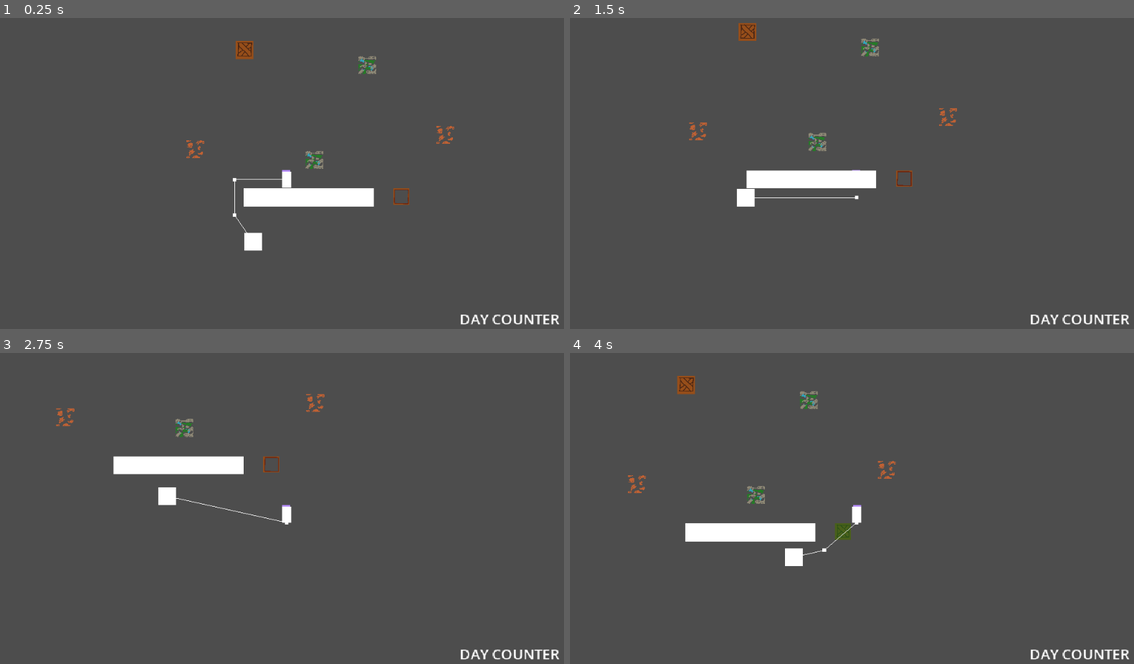
Above: before the commit, frames 1-4 (two rows, left to right).
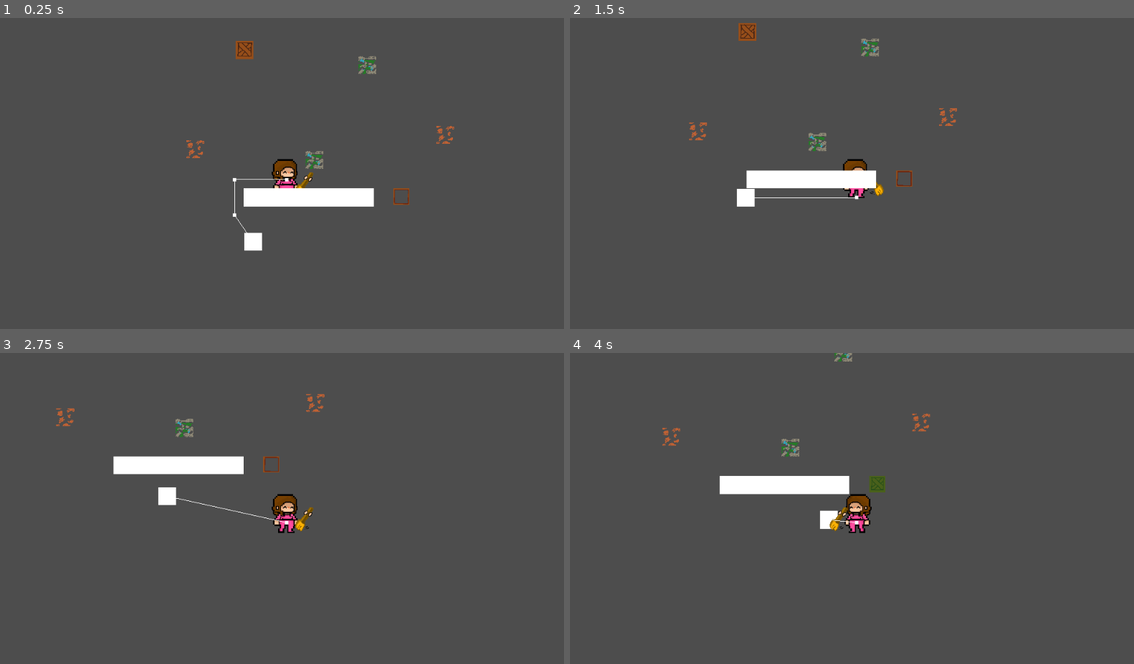
Above: after the commit, the same moments.

Repository: Myriadn/Alter-Serra
Game: Godot game, scene res://scenes/levels/night_scenes_1.tscn
Two runs of this game, one before a commit and one after it. Both use one fixed random seed, a clock stepped at 60 frames per second and the inputs below. This scene is started directly instead of the project's main scene.
Inputs (mouse positions are in pixels of both pictures, inside the frame that each line leads up to):
- Up to frame 1 (0.25 s): no input
- Up to frame 2 (1.5 s): move the mouse to (981, 164) at 0.52 s; hold D (move_right) 0.53-1.28 s; hold E (interact) 0.53-1.28 s; move the mouse to (739, 195) at 1.27 s; hold S (move_down) from 1.28 s (still down); tap E (interact) at 1.35 s
- Up to frame 3 (2.75 s): move the mouse to (344, 443) at 2.02 s; release S (move_down) at 2.03 s; hold D (move_right) from 2.03 s (still down); hold E (interact) from 2.03 s (still down); click (344, 443) at 2.1 s
- Up to frame 4 (4 s): move the mouse to (829, 576) at 2.77 s; release D (move_right) at 2.78 s; release E (interact) at 2.78 s; hold W (move_up) 2.78-3.53 s; tap E (interact) at 2.85 s; move the mouse to (1026, 561) at 3.52 s; hold A (move_left) from 3.53 s (still down); hold E (interact) from 3.53 s (still down)

The runs differ from the first frame. In frame 1, 0.7% of the frame differs, in the area x 48-100%, y 45-99%; in frame 2, 0.6%; in frame 3, 0.9%; in frame 4, 5.1%, in the area x 10-100%, y 0-99%.

Commit message:
Player refine

Diff:
--- a/dialogue-data/data-ready/Dialogue - Day 1 Back Home.json
+++ b/dialogue-data/data-ready/Dialogue - Day 1 Back Home.json
@@ -1,13 +1,13 @@
 {
 	"lanjut_1": {
 		"choices": [],
-		"image": "res://asset/Barang Barang.png",
+		"image": "res://asset/Illus for Dialog/Untitled181_20260131115421.png",
 		"speaker": "Serra",
 		"text": "Sekarang mending ganti baju dan beberes sedikit sebelum tidur deh."
 	},
 	"start": {
 		"choices": [],
-		"image": "res://asset/Barang Barang.png",
+		"image": "res://asset/Illus for Dialog/Untitled181_20260131115421.png",
 		"next": "lanjut_1",
 		"speaker": "Serra",
 		"text": "Akhirnyaaa sampe kamar jugaa."
--- a/dialogue-data/data-ready/Dialogue - Day 1 Go Work.json
+++ b/dialogue-data/data-ready/Dialogue - Day 1 Go Work.json
@@ -1,15 +1,14 @@
 {
 	"lanjut_1": {
 		"choices": [],
-		"image": "res://asset/Barang Barang.png",
+		"image": "res://asset/Illus for Dialog/Untitled181_20260131120409.png",
 		"speaker": "Serra",
 		"text": "Sekarang waktunya untuk kerja"
 	},
 	"start": {
 		"choices": [],
-		"image": "res://asset/Barang Barang.png",
-		"next": "Itu bisa dipikir belakangan.\"",
+		"image": "res://asset/Illus for Dialog/Untitled181_20260131115421.png",
 		"speaker": "Serra",
-		"text": "\"Yaudahlah"
+		"text": "Yaudahlah Itu bisa dipikir belakangan."
 	}
 }
--- a/dialogue-data/data-ready/Dialogue - Day 1 Wake Up.json
+++ b/dialogue-data/data-ready/Dialogue - Day 1 Wake Up.json
@@ -1,8 +1,15 @@
 {
+	"lanjut_1": {
+		"choices": [],
+		"image": "res://asset/Illus for Dialog/Untitled181_20260131120409.png",
+		"speaker": "Serra",
+		"text": "LOH; Kok Kamarku berantakan?"
+	},
 	"start": {
 		"choices": [],
-		"image": "res://asset/Barang Barang.png",
+		"image": "res://asset/Illus for Dialog/Untitled181_20260131120339.png",
+		"next": "lanjut_1",
 		"speaker": "Serra",
-		"text": "LOH; Kok Kamarku berantakan?"
+		"text": "Hoammmm"
 	}
 }
--- a/dialogue-data/data-ready/Dialogue - Day 2 Back Home.json
+++ b/dialogue-data/data-ready/Dialogue - Day 2 Back Home.json
@@ -1,10 +1,12 @@
 {
-	"\"": {
+	"lanjut_1": {
 		"choices": [],
-		"speaker": "",
-		"text": ""
+		"image": "res://asset/Illus for Dialog/Untitled181_20260131113408.png",
+		"next": "lanjut_2",
+		"speaker": "Serra",
+		"text": "Mana masalah ini kamar masih belum kelar lagi"
 	},
-	"lanjut_1": {
+	"lanjut_2": {
 		"choices": [
 			{
 				"next": "pilih_1",
@@ -15,33 +17,41 @@
 				"text": "Bodo amat lah"
 			}
 		],
+		"image": "res://asset/Illus for Dialog/Untitled181_20260131115421.png",
 		"speaker": "Serra",
-		"text": "Mana masalah ini kamar masih belum kelar lagi"
+		"text": "Hmmmmm"
 	},
 	"lanjut_pilih_1": {
 		"choices": [],
+		"image": "res://asset/Illus for Dialog/Untitled181_20260131115421.png",
 		"speaker": "Serra",
+		"next" : "end_1",
 		"text": "Nggak usah dipikirin aja mending"
 	},
 	"lanjut_pilih_2": {
 		"choices": [],
+		"image": "res://asset/Illus for Dialog/Untitled181_20260131115421.png",
 		"speaker": "Serra",
+		"next" : "end_2",
 		"text": "Mumpung besok Libur juga."
 	},
 	"pilih_2": {
 		"choices": [],
+		"image": "res://asset/Illus for Dialog/Untitled181_20260131115421.png",
 		"next": "lanjut_pilih_1",
 		"speaker": "Serra",
 		"text": "Yaudah lah bener kataku di awal."
 	},
 	"pilih_1": {
 		"choices": [],
+		"image": "res://asset/Illus for Dialog/Untitled181_20260131115421.png",
 		"next": "lanjut_pilih_2",
 		"speaker": "Serra",
 		"text": "Kalau gini mending Begadang lah."
 	},
 	"start": {
 		"choices": [],
+		"image": "res://asset/Illus for Dialog/Untitled181_20260131113408.png",
 		"next": "lanjut_1",
 		"speaker": "Serra",
 		"text": "Ampun dah; capek banget hari ini."
--- a/dialogue-data/data-ready/Dialogue - Day 2 Go Work.json
+++ b/dialogue-data/data-ready/Dialogue - Day 2 Go Work.json
@@ -1,11 +1,13 @@
 {
 	"lanjut_1": {
 		"choices": [],
+		"image" : "res://asset/Illus for Dialog/Untitled181_20260131113800.png",
 		"speaker": "Serra",
 		"text": "Pokoknya pas pulang kerja langsung mikirin ide lah"
 	},
 	"start": {
 		"choices": [],
+		"image" : "res://asset/Illus for Dialog/Untitled181_20260131113408.png",
 		"next": "lanjut_1",
 		"speaker": "Serra",
 		"text": "Okelah dah siap semua."
--- a/dialogue-data/data-ready/Dialogue - Day 2 Wake Up 1.json
+++ b/dialogue-data/data-ready/Dialogue - Day 2 Wake Up 1.json
@@ -1,7 +1,7 @@
 {
 	"start": {
 		"choices": [],
-		"image": "res://asset/Barang Barang.png",
+		"image": "res://asset/Illus for Dialog/Untitled181_20260131120339.png",
 		"speaker": "Serra",
 		"text": "Hoammmm"
 	}
--- a/dialogue-data/data-ready/Dialogue - Day 2 Wake Up 2.json
+++ b/dialogue-data/data-ready/Dialogue - Day 2 Wake Up 2.json
@@ -1,11 +1,13 @@
 {
 	"lanjut_1": {
 		"choices": [],
+		"image" : "res://asset/Illus for Dialog/Untitled181_20260131120350.png",
 		"speaker": "Serra",
 		"text": "Ini kamar kenapa nggak pernah rapih sih pas aku bangun tidur."
 	},
 	"start": {
 		"choices": [],
+		"image" : "res://asset/Illus for Dialog/Untitled181_20260131120350.png",
 		"next": "lanjut_1",
 		"speaker": "Serra",
 		"text": "Ihhh Sumpah dah."
--- a/dialogue-data/data-ready/Dialogue - Day 3 Bring Friend.json
+++ b/dialogue-data/data-ready/Dialogue - Day 3 Bring Friend.json
@@ -7,23 +7,27 @@
 	},
 	"lanjut_2": {
 		"choices": [],
+		"image" : "",
 		"next": "lanjut_3",
-		"speaker": "Serra",
+		"speaker": "Tari",
 		"text": "Lagipula aku juga penasaran sama apa yang kamu bilang di chat."
 	},
 	"lanjut_3": {
 		"choices": [],
+		"image" : "res://asset/Illus for Dialog/Untitled181_20260131120435.png",
 		"next": "lanjut_4",
-		"speaker": "Tari",
+		"speaker": "Serra",
 		"text": "Tapi mau kan nemenin?"
 	},
 	"lanjut_4": {
 		"choices": [],
+		"image" : "",
 		"speaker": "Serra",
 		"text": "Ayo aja!"
 	},
 	"start": {
 		"choices": [],
+		"image" : "res://asset/Illus for Dialog/Untitled181_20260131120435.png",
 		"next": "lanjut_1",
 		"speaker": "Serra",
 		"text": "Makasih ya udah mau bantuin aku"
--- a/dialogue-data/data-ready/Dialogue - Day 3 Wake Up.json
+++ b/dialogue-data/data-ready/Dialogue - Day 3 Wake Up.json
@@ -1,23 +1,27 @@
 {
 	"lanjut_1": {
 		"choices": [],
+		"image" : "res://asset/Illus for Dialog/Untitled181_20260131120339.png",
 		"next": "lanjut_2",
 		"speaker": "Serra",
 		"text": "Ketiduran apa ya semalam?"
 	},
 	"lanjut_2": {
 		"choices": [],
+		"image" : "res://asset/Illus for Dialog/Untitled181_20260131120350.png",
 		"next": "lanjut_3",
 		"speaker": "Serra",
 		"text": "Ampun dah; gegara ketiduran jadi gini lagi dah"
 	},
 	"lanjut_3": {
 		"choices": [],
+		"image" : "res://asset/Illus for Dialog/Untitled181_20260131120435.png",
 		"speaker": "Serra",
 		"text": "Ini mah perlu bantuan orang lain"
 	},
 	"start": {
 		"choices": [],
+		"image" : "res://asset/Illus for Dialog/Untitled181_20260131120339.png",
 		"next": "lanjut_1",
 		"speaker": "Serra",
 		"text": "Hoammmm"
--- a/dialogue-data/data-ready/Dialogue - Day 4 Last.json
+++ b/dialogue-data/data-ready/Dialogue - Day 4 Last.json
@@ -1,6 +1,7 @@
 {
 	"lanjut_1": {
 		"choices": [],
+		"image" : "res://asset/Illus for Dialog/Untitled181_20260131120435.png",
 		"next": "lanjut_2",
 		"speaker": "Serra",
 		"text": "Gimana? Udah ketemu pelakunya?"
@@ -13,18 +14,21 @@
 	},
 	"lanjut_3": {
 		"choices": [],
+		"image" : "res://asset/Illus for Dialog/Untitled181_20260131120409.png",
 		"next": "lanjut_4",
 		"speaker": "Serra",
 		"text": "Beneran? Siapa?"
 	},
 	"lanjut_4": {
 		"choices": [],
+		"image" : "",
 		"next": "lanjut_5",
 		"speaker": "Tari",
 		"text": "Nih depan mataku."
 	},
 	"lanjut_5": {
 		"choices": [],
+		"image" : "res://asset/Illus for Dialog/Untitled181_20260131120409.png",
 		"next": "lanjut_6",
 		"speaker": "Serra",
 		"text": "Lah Seriusan?"
@@ -36,6 +40,7 @@
 	},
 	"start": {
 		"choices": [],
+		"image" : "res://asset/Illus for Dialog/Untitled181_20260131120339.png",
 		"next": "lanjut_1",
 		"speaker": "Serra",
 		"text": "Hoammm"
--- a/scenes/characters/Player.tscn
+++ b/scenes/characters/Player.tscn
@@ -1,24 +1,96 @@
 [gd_scene format=3 uid="uid://cdx24aoy1dsci"]
 
 [ext_resource type="Script" uid="uid://bb6r6ql8qpfub" path="res://scripts/characters/player.gd" id="1_pq8s5"]
-
-[sub_resource type="PlaceholderTexture2D" id="PlaceholderTexture2D_5s0wp"]
+[ext_resource type="Texture2D" uid="uid://b8olywfyfsjom" path="res://asset/Character/Piyama/Ekspresi Serra_20260131033905.png" id="2_7wym0"]
+[ext_resource type="Texture2D" uid="uid://c7xp8nm2xc8sm" path="res://asset/Side Asset/Sapu/Untitled178_20260131082627.png" id="3_gj1sn"]
+[ext_resource type="Texture2D" uid="uid://ni1vw1o0mpol" path="res://asset/Side Asset/Sapu/Untitled178_20260131082634.png" id="4_rpfb3"]
 
 [sub_resource type="RectangleShape2D" id="RectangleShape2D_j7wjm"]
+size = Vector2(27, 45)
 
-[sub_resource type="RectangleShape2D" id="RectangleShape2D_5s0wp"]
-size = Vector2(23.111965, 70.833694)
+[sub_resource type="CircleShape2D" id="CircleShape2D_miirx"]
+radius = 14.990009
 
 [sub_resource type="Animation" id="Animation_pq8s5"]
 resource_name = "CLEANING BARANG"
+length = 0.5
+loop_mode = 1
+step = 0.05
+tracks/0/type = "value"
+tracks/0/imported = false
+tracks/0/enabled = true
+tracks/0/path = NodePath("Sprite2D:texture")
+tracks/0/interp = 1
+tracks/0/loop_wrap = true
+tracks/0/keys = {
+"times": PackedFloat32Array(0),
+"transitions": PackedFloat32Array(1),
+"update": 1,
+"values": [ExtResource("2_7wym0")]
+}
+tracks/1/type = "value"
+tracks/1/imported = false
+tracks/1/enabled = true
+tracks/1/path = NodePath("Sprite2D/things:texture")
+tracks/1/interp = 1
+tracks/1/loop_wrap = true
+tracks/1/keys = {
+"times": PackedFloat32Array(0, 0.25),
+"transitions": PackedFloat32Array(1, 1),
+"update": 1,
+"values": [ExtResource("3_gj1sn"), ExtResource("4_rpfb3")]
+}
 
 [sub_resource type="Animation" id="Animation_gin2a"]
 resource_name = "CLEANING NODA"
+length = 0.5
+loop_mode = 1
+step = 0.05
+tracks/0/type = "value"
+tracks/0/imported = false
+tracks/0/enabled = true
+tracks/0/path = NodePath("Sprite2D/things:texture")
+tracks/0/interp = 1
+tracks/0/loop_wrap = true
+tracks/0/keys = {
+"times": PackedFloat32Array(0, 0.25),
+"transitions": PackedFloat32Array(1, 1),
+"update": 1,
+"values": [ExtResource("4_rpfb3"), ExtResource("3_gj1sn")]
+}
+
+[sub_resource type="Animation" id="Animation_m6phi"]
+length = 0.001
+tracks/0/type = "value"
+tracks/0/imported = false
+tracks/0/enabled = true
+tracks/0/path = NodePath("Sprite2D:texture")
+tracks/0/interp = 1
+tracks/0/loop_wrap = true
+tracks/0/keys = {
+"times": PackedFloat32Array(0),
+"transitions": PackedFloat32Array(1),
+"update": 1,
+"values": [ExtResource("2_7wym0")]
+}
+tracks/1/type = "value"
+tracks/1/imported = false
+tracks/1/enabled = true
+tracks/1/path = NodePath("Sprite2D/things:texture")
+tracks/1/interp = 1
+tracks/1/loop_wrap = true
+tracks/1/keys = {
+"times": PackedFloat32Array(0),
+"transitions": PackedFloat32Array(1),
+"update": 1,
+"values": [ExtResource("3_gj1sn")]
+}
 
 [sub_resource type="AnimationLibrary" id="AnimationLibrary_7n8ao"]
 _data = {
 &"CLEANING BARANG": SubResource("Animation_pq8s5"),
-&"CLEANING NODA": SubResource("Animation_gin2a")
+&"CLEANING NODA": SubResource("Animation_gin2a"),
+&"RESET": SubResource("Animation_m6phi")
 }
 
 [sub_resource type="Gradient" id="Gradient_pq8s5"]
@@ -29,52 +101,39 @@
 gradient = SubResource("Gradient_pq8s5")
 
 [node name="Player" type="CharacterBody2D" unique_id=2026500027 groups=["Player"]]
-scale = Vector2(0.52, 1)
 collision_mask = 12
 script = ExtResource("1_pq8s5")
 
 [node name="Sprite2D" type="Sprite2D" parent="." unique_id=1755841828]
 position = Vector2(0, -9.799999)
-texture = SubResource("PlaceholderTexture2D_5s0wp")
+scale = Vector2(0.03, 0.03)
+texture = ExtResource("2_7wym0")
+flip_h = true
 
-[node name="ColorRect" type="ColorRect" parent="Sprite2D" unique_id=2020084473]
-offset_left = -9.615385
-offset_top = -8.0
-offset_right = 30.384615
-offset_bottom = 32.0
-scale = Vector2(0.4903768, 0.44986838)
-metadata/_edit_use_anchors_ = true
-
-[node name="ColorRect2" type="ColorRect" parent="Sprite2D" unique_id=1900111363]
-offset_left = -9.615385
-offset_top = -8.0
-offset_right = 30.384615
-offset_bottom = 32.0
-scale = Vector2(0.44617105, -0.049706902)
-color = Color(0.7213334, 0.56, 1, 1)
-metadata/_edit_use_anchors_ = true
+[node name="things" type="Sprite2D" parent="Sprite2D" unique_id=1966095128]
+position = Vector2(666.66675, 193.33325)
+scale = Vector2(0.5325521, 0.5325521)
+texture = ExtResource("3_gj1sn")
 
 [node name="CollisionShape2D" type="CollisionShape2D" parent="." unique_id=1101704533]
-position = Vector2(0, -9.799999)
+position = Vector2(0.5, -10.5)
 shape = SubResource("RectangleShape2D_j7wjm")
 
 [node name="Camera2D" type="Camera2D" parent="." unique_id=1350848883]
 position = Vector2(0, -9.799999)
 
-[node name="Node2D" type="Node2D" parent="." unique_id=2083549413]
+[node name="pivot" type="Node2D" parent="." unique_id=2083549413]
 position = Vector2(9.536743e-07, -10)
-scale = Vector2(0.43999755, 0.23999886)
 
-[node name="Interactions" type="Area2D" parent="Node2D" unique_id=1952125279]
+[node name="Interactions" type="Area2D" parent="pivot" unique_id=1952125279]
 position = Vector2(35.01, 0)
 scale = Vector2(0.99999994, 0.99999994)
 collision_layer = 0
 collision_mask = 6
 
-[node name="CollisionShape2D" type="CollisionShape2D" parent="Node2D/Interactions" unique_id=1399716977]
-position = Vector2(5.2447877, 3.3333402)
+[node name="CollisionShape2D" type="CollisionShape2D" parent="pivot/Interactions" unique_id=1399716977]
 scale = Vector2(0.99999964, 0.99999934)
-shape = SubResource("RectangleShape2D_5s0wp")
+shape = SubResource("CircleShape2D_miirx")
 
 [node name="HoldPosition" type="Marker2D" parent="." unique_id=2043182497]
 position = Vector2(16, 0)
@@ -87,6 +146,7 @@
 [node name="HUD" type="CanvasLayer" parent="." unique_id=2031447585]
 
 [node name="Screen" type="Control" parent="HUD" unique_id=2055082474]
+visible = false
 layout_mode = 3
 anchors_preset = 15
 anchor_right = 1.0
@@ -125,8 +185,8 @@
 nine_patch_stretch = true
 texture_progress = SubResource("GradientTexture1D_gin2a")
 
-[connection signal="area_entered" from="Node2D/Interactions" to="." method="_on_interactions_area_entered"]
-[connection signal="area_exited" from="Node2D/Interactions" to="." method="_on_interactions_area_exited"]
-[connection signal="body_entered" from="Node2D/Interactions" to="." method="_on_interactions_body_entered"]
-[connection signal="body_exited" from="Node2D/Interactions" to="." method="_on_interactions_body_exited"]
+[connection signal="area_entered" from="pivot/Interactions" to="." method="_on_interactions_area_entered"]
+[connection signal="area_exited" from="pivot/Interactions" to="." method="_on_interactions_area_exited"]
+[connection signal="body_entered" from="pivot/Interactions" to="." method="_on_interactions_body_entered"]
+[connection signal="body_exited" from="pivot/Interactions" to="." method="_on_interactions_body_exited"]
 [connection signal="timeout" from="TimerCleansing" to="." method="_on_timer_timeout"]
--- a/scenes/characters/dialogue_control.tscn
+++ b/scenes/characters/dialogue_control.tscn
@@ -1,7 +1,7 @@
 [gd_scene format=3 uid="uid://cn3pjhi6lx4c1"]
 
-[ext_resource type="Texture2D" uid="uid://chg503nwyulu3" path="res://icon.svg" id="1_1wjnj"]
 [ext_resource type="Script" uid="uid://cvaxlgflr5j1s" path="res://scripts/characters/dialogue_control.gd" id="1_i32hx"]
+[ext_resource type="Texture2D" uid="uid://cgar2piq847el" path="res://asset/Illus for Dialog/Untitled181_20260131120339.png" id="2_i32hx"]
 
 [sub_resource type="LabelSettings" id="LabelSettings_xejum"]
 font_size = 15
@@ -41,33 +41,27 @@
 
 [node name="player_name" type="Label" parent="anchor" unique_id=122462284]
 layout_mode = 1
-anchors_preset = 8
+anchors_preset = 5
 anchor_left = 0.5
-anchor_top = 0.5
 anchor_right = 0.5
-anchor_bottom = 0.5
-offset_left = -277.0
-offset_top = -44.5
-offset_right = -50.0
-offset_bottom = -22.5
+offset_left = -179.0
+offset_top = 5.0
+offset_right = 48.0
+offset_bottom = 27.0
 grow_horizontal = 2
-grow_vertical = 2
 text = "TEST NAME"
 label_settings = SubResource("LabelSettings_xejum")
 
 [node name="dialogue" type="Label" parent="anchor" unique_id=2021536816]
 layout_mode = 1
-anchors_preset = 8
+anchors_preset = 5
 anchor_left = 0.5
-anchor_top = 0.5
 anchor_right = 0.5
-anchor_bottom = 0.5
-offset_left = -275.0
-offset_top = -21.5
-offset_right = 276.0
-offset_bottom = 18.5
+offset_left = -180.0
+offset_top = 30.0
+offset_right = 275.0
+offset_bottom = 70.0
 grow_horizontal = 2
-grow_vertical = 2
 text = "ini tes dialog yang tidak akan pernah final askkjdhawiughd aiuwdhaiuwhd aiuwhd iawghduiy awgdyugaw dgyas dgywaduyags asuidgwaud asgdywa gdyugawsuydg wauygdyuadg yuwagdyuwa duygayudg awuygdyuagd auygda "
 label_settings = SubResource("LabelSettings_1wjnj")
 autowrap_mode = 3
@@ -80,20 +74,20 @@
 anchor_top = 1.0
 anchor_right = 0.5
 anchor_bottom = 1.0
-offset_left = -206.5
+offset_left = -156.0
 offset_top = -32.0
-offset_right = 206.5
+offset_right = 257.0
 offset_bottom = -9.0
 grow_horizontal = 2
 grow_vertical = 0
 
 [node name="potrait" type="TextureRect" parent="." unique_id=1601044166]
-layout_mode = 0
-anchor_left = 0.053125
-anchor_top = 0.23055555
-anchor_right = 0.2203125
-anchor_bottom = 0.73333335
-texture = ExtResource("1_1wjnj")
+layout_mode = 1
+anchors_preset = -1
+anchor_top = 0.54444444
+anchor_right = 0.2453125
+anchor_bottom = 1.0112675
+texture = ExtResource("2_i32hx")
 expand_mode = 1
 stretch_mode = 5
 metadata/_edit_use_anchors_ = true
--- a/scripts/characters/player.gd
+++ b/scripts/characters/player.gd
@@ -1,15 +1,15 @@
 extends CharacterBody2D
 class_name Player
 
-@onready var interaction_area = $Node2D/Interactions
+@onready var interaction_area = $pivot/Interactions
 @onready var hold_position = $HoldPosition
 @onready var drop_position: Marker2D = $DropPosition
 
 @onready var sprite = $Sprite2D
-@onready var color_rect = $Sprite2D/ColorRect
 @onready var anim: AnimationPlayer = $anim
 @onready var timer_cleansing: Timer = $TimerCleansing
 @onready var cleansing_progress: TextureProgressBar = $CleansingProgress
+@onready var pivot: Node2D = $pivot
 
 const HOLD_INTSANCE = preload("uid://coj5g74jgljvy")
 const TASK_CLEANING = preload("uid://7tiq4dsm2ktv")
@@ -187,13 +187,13 @@
 		if direction.x > 0:
 			# Ngadep kanan
 			sprite.scale.x = abs(sprite.scale.x)
-			interaction_area.position = Vector2(offset_distance, 0)
+			pivot.rotation_degrees = 0.0
 			hold_position.position = Vector2(offset_distance, 0)
 			drop_position.position = Vector2(offset_distance + 10, 0)
 		else:
 			# Ngadep kiri
 			sprite.scale.x = -abs(sprite.scale.x)
-			interaction_area.position = Vector2(-offset_distance, 0)
+			pivot.rotation_degrees = 180.0
 			hold_position.position = Vector2(-offset_distance, 0)
 			drop_position.position = Vector2(-offset_distance - 10, 0)
 	else:
@@ -201,13 +201,13 @@
 		if direction.y > 0:
 			# Ngadep bawah
 			sprite.scale.x = abs(sprite.scale.x)  # Reset flip
-			interaction_area.position = Vector2(0, offset_distance)
+			pivot.rotation_degrees = -90.0
 			hold_position.position = Vector2(0, offset_distance)
 			drop_position.position = Vector2(0, offset_distance + 10)
 		else:
 			# Ngadep atas
 			sprite.scale.x = abs(sprite.scale.x)  # Reset flip
-			interaction_area.position = Vector2(0, -offset_distance)
+			pivot.rotation_degrees = 90.0
 			hold_position.position = Vector2(0, -offset_distance)
 			drop_position.position = Vector2(0, -offset_distance - 10)
 
Binary file added: asset/Background/BG Kamar saat malam.png
Not shown, added: asset/Background/BG Kamar saat malam.png.import
Binary file added: asset/Background/BG Kamar saat siang.png
Not shown, added: asset/Background/BG Kamar saat siang.png.import
Binary file added: asset/Background/BG Luar rumah.png
Not shown, added: asset/Background/BG Luar rumah.png.import
Binary file added: asset/Character/Kemeja/Back.png
Not shown, added: asset/Character/Kemeja/Back.png.import
Binary file added: asset/Character/Kemeja/Ekspresi Serra_20260131033828.png
Not shown, added: asset/Character/Kemeja/Ekspresi Serra_20260131033828.png.import
Binary file added: asset/Character/Kemeja/Ekspresi Serra_20260131033836.png
Not shown, added: asset/Character/Kemeja/Ekspresi Serra_20260131033836.png.import
(and 54 more such lines)
